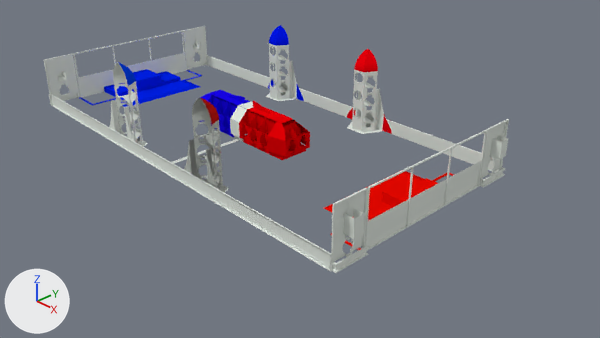
An edit to the Blender file assets/Models/Field/FieldWithoutFloor.blend, drawn before and after from the same camera.
One viewpoint serves both versions: the file's camera 'Camera'. The axes (+X, +Y, +Z) are drawn at lower left. The lights are the same throughout.

The scene before the commit, as lines of its bpy script (objects in view):
```python
me_solid1 = bpy.data.meshes.new('Solid1')
me_solid1.from_pydata(...)  # 46 vertices, 88 faces; spans x 231.0..326.0, y 1.0..23.0, z -118.0..106.0
me_solid1.materials.append(mat_hab_zone_red)  # red #e70800
me_solid1_1 = bpy.data.meshes.new('Solid1:1')
me_solid1_1.from_pydata(...)  # 46 vertices, 88 faces; spans x -324.0..-229.0, y 1.0..23.0, z -118.0..106.0
me_solid1_1.materials.append(mat_hab_zone_blue)  # blue #0020e7
me_solid5_5 = bpy.data.meshes.new('Solid5:5')
me_solid5_5.from_pydata(...)  # 213 vertices, 450 faces; spans x -338.4..-322.1, y 0.8..78.8, z -166.3..-116.8
me_solid5_5.materials.append(mat_191_191_191)  # white #e1e7e0
ob_solid1 = bpy.data.objects.new('Solid1', me_solid1)
ob_solid1.location = (0.0, 0.0, 0.0)
ob_solid1.rotation_euler = (1.571, 0.0, 0.0)  # degrees (90, 0, 0)
ob_solid1.scale = (0.0246, 0.0246, 0.0246)
ob_solid1_1 = bpy.data.objects.new('Solid1:1', me_solid1_1)
ob_solid1_1.location = (0.0, 0.0, 0.0)
ob_solid1_1.rotation_euler = (1.571, 0.0, 0.0)  # degrees (90, 0, 0)
ob_solid1_1.scale = (0.0246, 0.0246, 0.0246)
ob_solid5_5 = bpy.data.objects.new('Solid5:5', me_solid5_5)
ob_solid5_5.location = (0.0, 0.0, 0.0)
ob_solid5_5.rotation_euler = (1.571, 0.0, 0.0)  # degrees (90, 0, 0)
ob_solid5_5.scale = (0.0246, 0.0246, 0.0246)
# also in view: 'Solid1:5' at (2.39, 3.66, 1.54); 'Solid1:4' at (-2.33, 3.66, 1.54); 'Solid1:3' at (2.39, -3.35, 1.54); 'Solid5:2' at (8.17, 3.48, 0.98); 'Solid3:7' at (0.02, -3.79, 0.26)
```
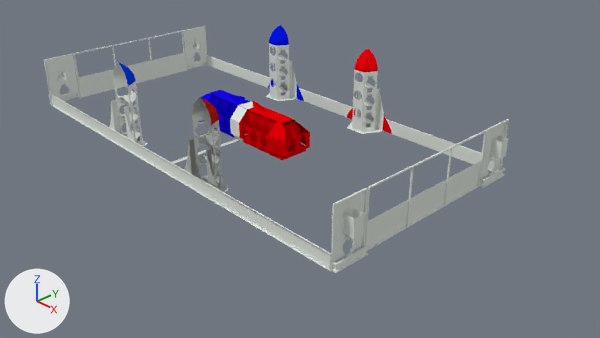
Diff of the bpy script that builds the scene:
```diff
--- a/assets/Models/Field/FieldWithoutFloor.blend.py
+++ b/assets/Models/Field/FieldWithoutFloor.blend.py
@@ ob_solid1 @@
-ob_solid1 = bpy.data.objects.new('Solid1', me_solid1)
-ob_solid1.location = (0.0, 0.0, 0.0)
-ob_solid1.rotation_euler = (1.571, 0.0, 0.0)  # degrees (90, 0, 0)
-ob_solid1.scale = (0.0246, 0.0246, 0.0246)
@@ ob_solid1_1 @@
-ob_solid1_1 = bpy.data.objects.new('Solid1:1', me_solid1_1)
-ob_solid1_1.location = (0.0, 0.0, 0.0)
-ob_solid1_1.rotation_euler = (1.571, 0.0, 0.0)  # degrees (90, 0, 0)
-ob_solid1_1.scale = (0.0246, 0.0246, 0.0246)
```

Changed parts and their boxes [x1, y1, x2, y2] in the pictures (600 x 338 px):
'Solid1', deleted (red): before [324, 170, 454, 250]
'Solid1:1', deleted (blue): before [79, 69, 202, 107]
